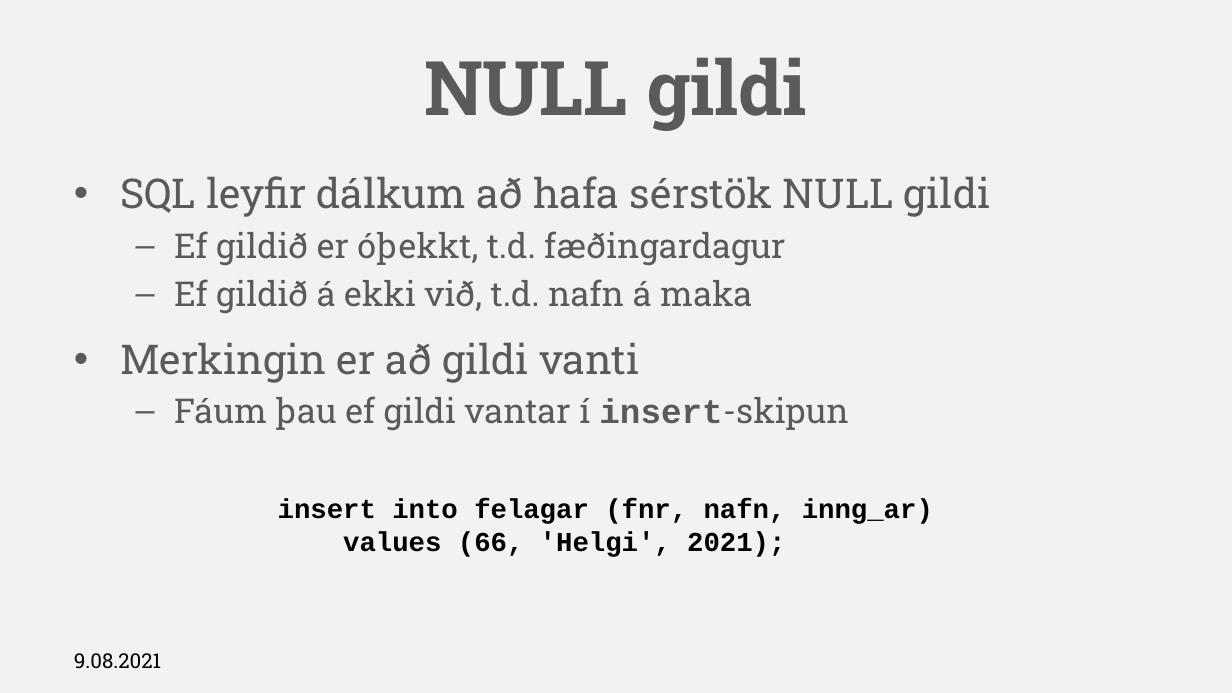
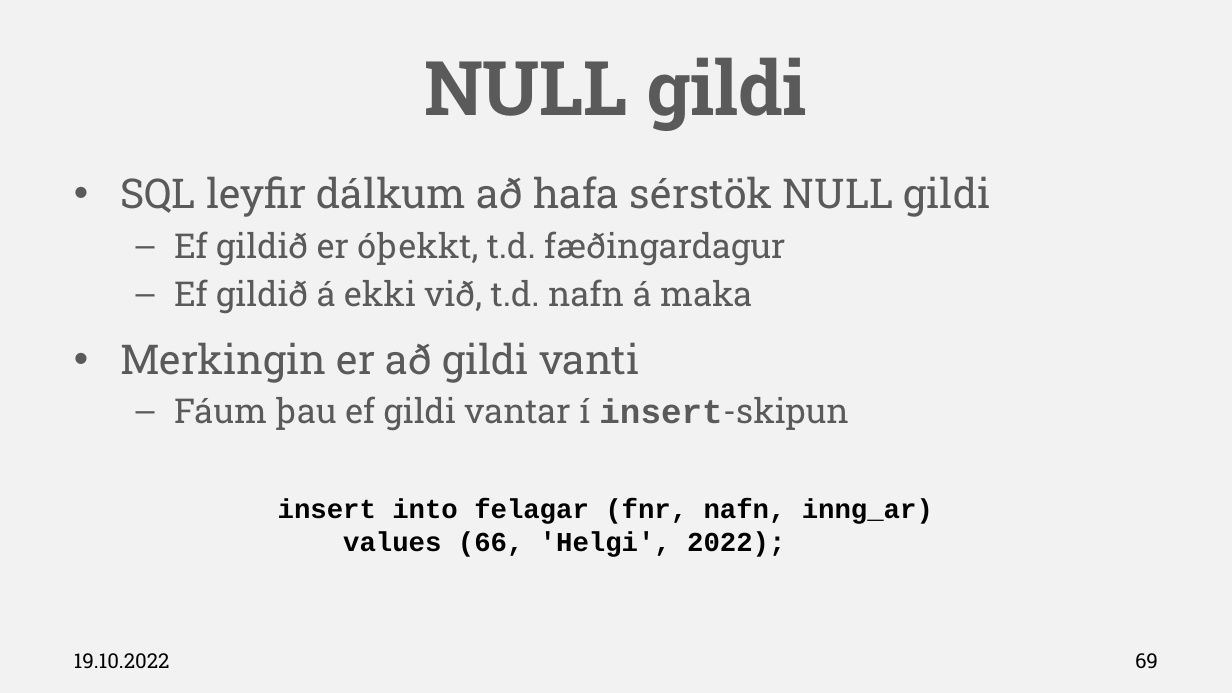
Before and after one commit to Hjalmtyr/SQL1, a slide deck: slide 69 of SQL-I.pptx. Drawn at 1232x693 pixels with LibreOffice and Linux fonts; fonts in the diff are those of the drawing; background and template pictures are left out. Boxes give left, top, right and bottom in pixels: in the first picture for what was removed or moved away, otherwise in the second. Text is boxed around its words. In the diff, an @@ line names an element or a change of style, - is before the commit and + after.

```diff
--- a/SQL-I.pptx
+++ b/SQL-I.pptx
@@ text at (343,531,785,557): text changed @@
-values (66, 'Helgi', 2021);
+values (66, 'Helgi', 2022);
@@ text at (74,653,170,669): text changed @@
-9.08.2021
+19.10.2022
@@ page number added at (1135,653,1158,669), 12 pt, text #000000 @@
+69
```
Also in this commit, not shown: 81 other slides changed, 2 slides added, 2 slides removed, 6 other files.
